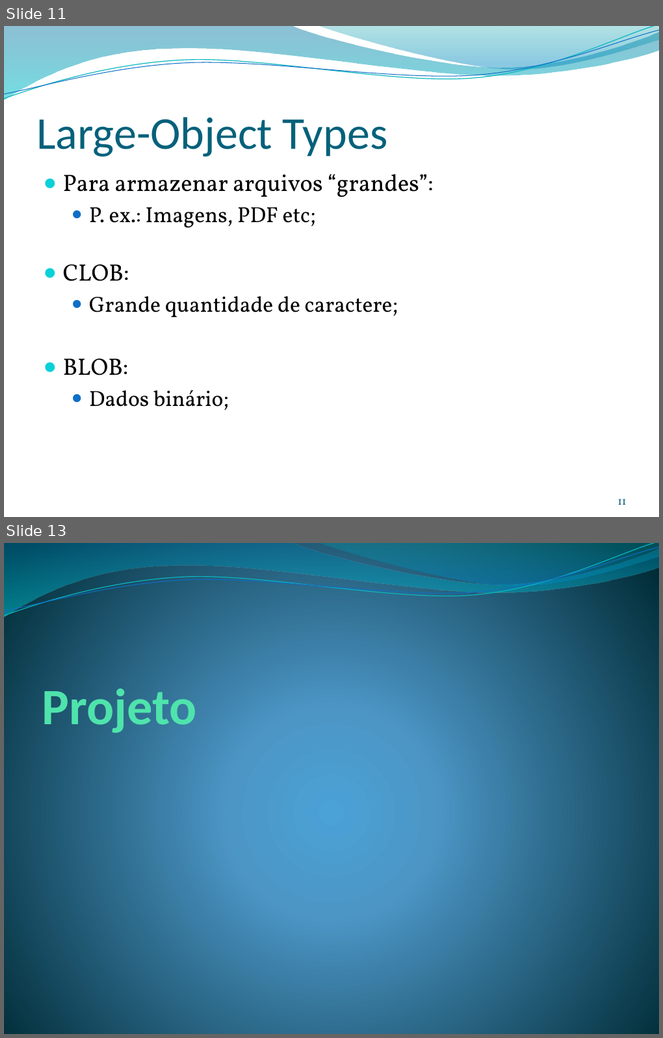
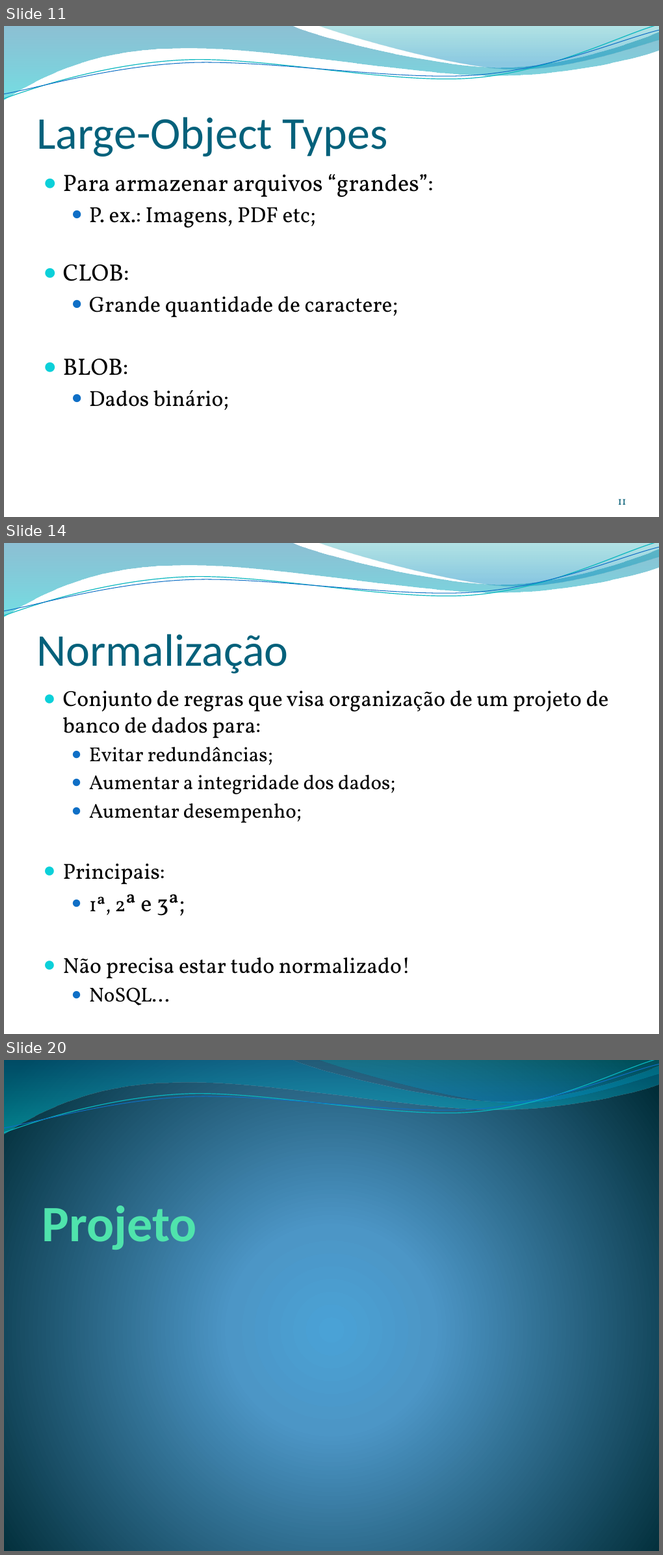
Before and after one commit to leonardopordeus/BD, a slide deck: Aula02.pptx. Shown one above the other, each under a label of ours: slides 11 and 13 before the commit, slides 11, 14 and 20 after it; the slides between them are not shown. The pictures are 663x1038 and 663x1555 pixels, drawn with LibreOffice and Linux fonts; fonts in the diff are those of the drawing; background and template pictures are left out. Boxes give left, top, right and bottom in pixels: in the first picture for what was removed or moved away, otherwise in the second. Text is boxed around its words. In the diff, an @@ line names an element or a change of style, - is before the commit and + after.

```diff
--- a/Aula02.pptx
+++ b/Aula02.pptx
@@ slide 14 added at <box>4,543,659,1034</box>, background picture (left out); not listed: 4 template elements that a slide beside it also shows @@
@@ title added at <box>36,634,288,674</box>, 50 pt, text #04617B @@
+Normalização
@@ text added at <box>63,691,609,1006</box>, 24.1 pt, text #000000 @@
+● Conjunto de regras que visa organização de um projeto de banco de dados para:
+  ● Evitar redundâncias;
+  ● Aumentar a integridade dos dados;
+  ● Aumentar desempenho;
+● Principais:
+  ● 1ª, 2ª e 3ª;
+● Não precisa estar tudo normalizado!
+  ● NoSQL...
@@ what was slide 13 is now slide 20 @@
```
Also in this commit, not shown: 6 other slides added, 1 other file.
